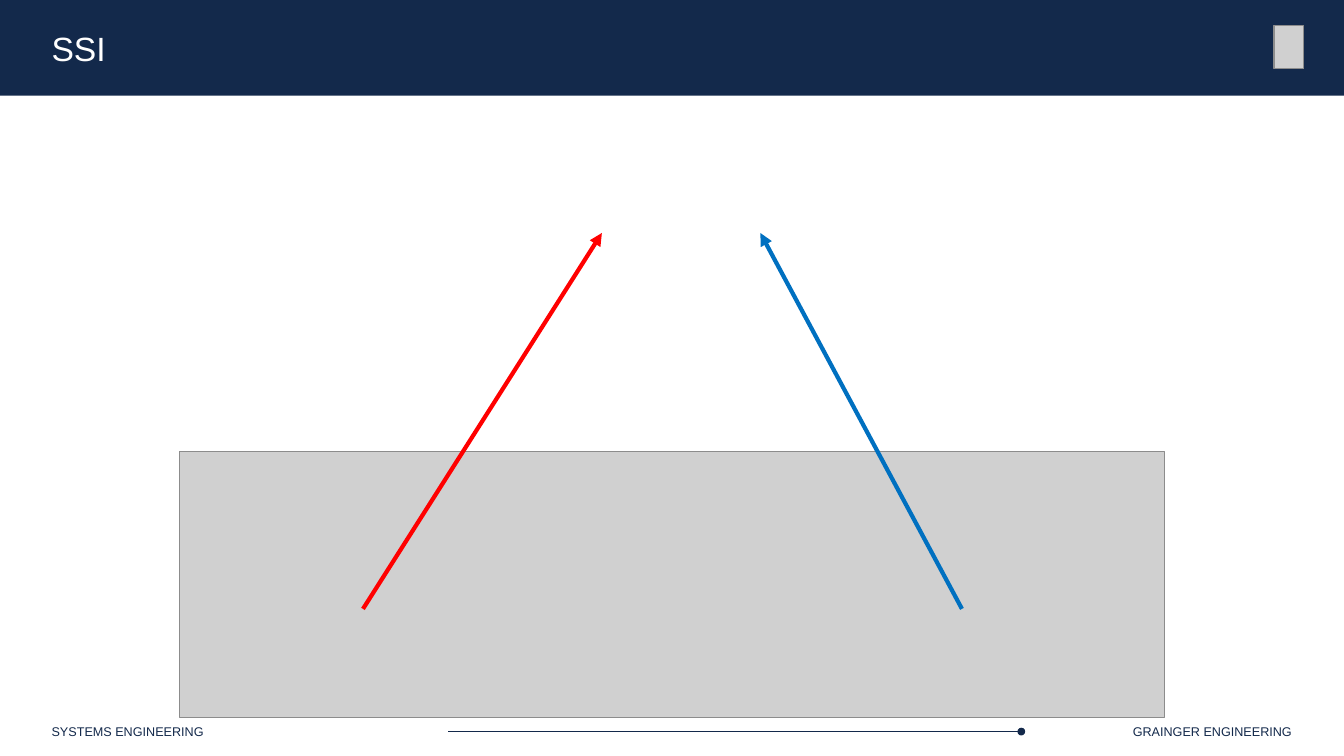
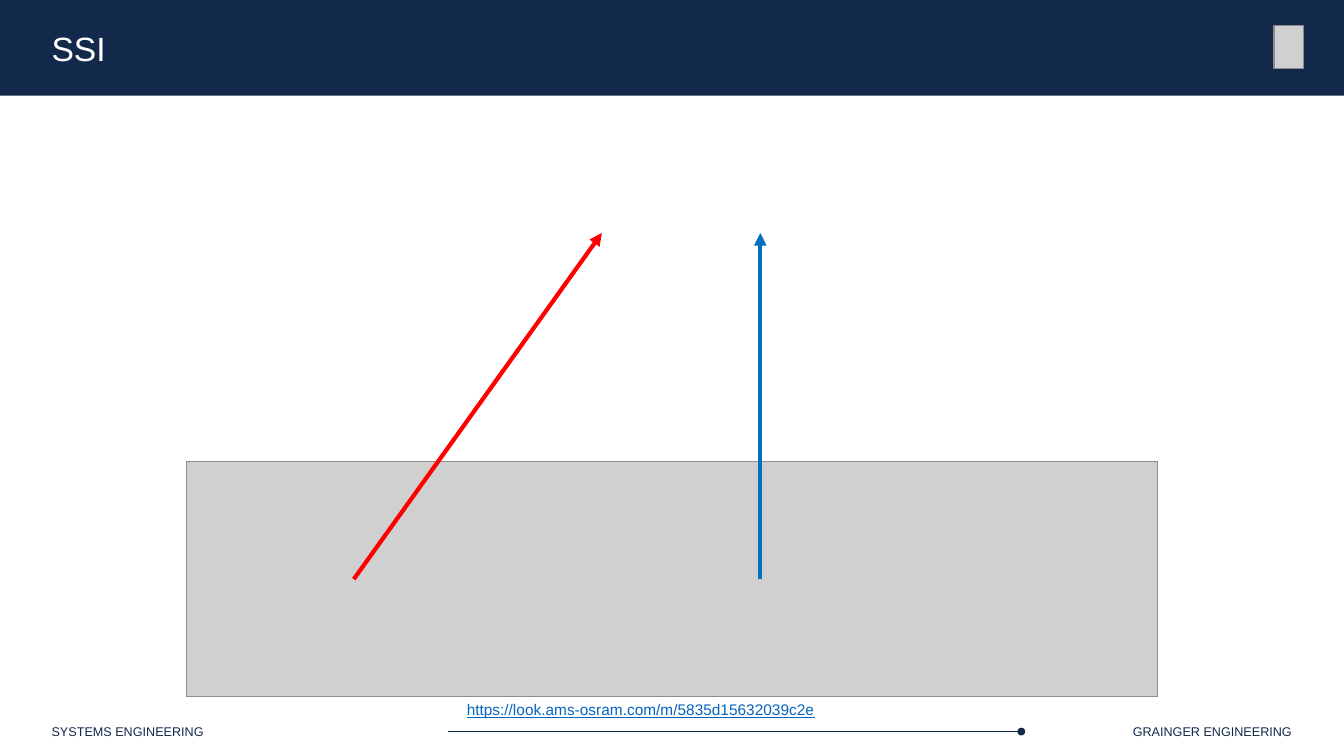
Before and after one commit to Marius-Juston/SE-423---Class-Material, a slide deck: slide 44 of Lectures/Slides/L6.pptx. Drawn at 1344x756 pixels with LibreOffice and Linux fonts; fonts in the diff are those of the drawing; grey boxes stand for pictures. Boxes give left, top, right and bottom in pixels: in the first picture for what was removed or moved away, otherwise in the second. Text is boxed around its words. In the diff, an @@ line names an element or a change of style, - is before the commit and + after.

```diff
--- a/Lectures/Slides/L6.pptx
+++ b/Lectures/Slides/L6.pptx
@@ arrow moved from (363, 609) - (602, 233) to (354, 580) - (602, 233) @@
@@ arrow moved from (962, 609) - (760, 233) to (760, 580) - (760, 233) @@
@@ picture resized from (x1=179, y1=452, x2=1165, y2=717) to (x1=187, y1=462, x2=1158, y2=698) @@
@@ text added at (x1=467, y1=704, x2=814, y2=718), 11 pt, text #0563C1, underline @@
+https://look.ams-osram.com/m/5835d15632039c2e
```
Also in this commit, not shown: 6 other slides changed, 4 slides added.
